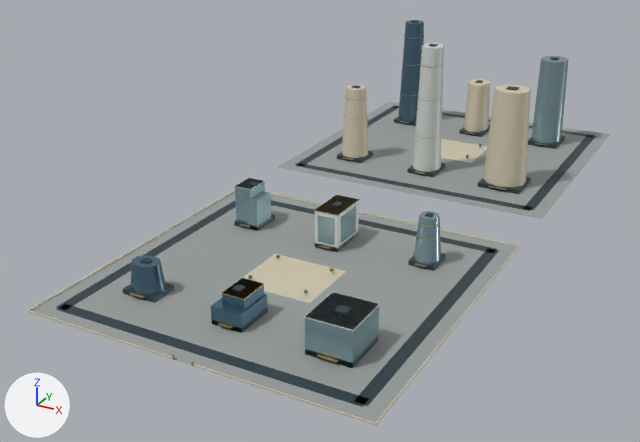
One commit to the glTF model web/public/assets/3d/ampliworld/GC-CITY-2030/GC-TILE-11-07.glb: the scene before it, then after it.
Rendered twice from a 50 mm camera at (1175.0, 7146.0, 387.0) aimed at (743.0, 7931.0, -6.0). Arrows for +X, +Y and +Z are at lower left; the lights stay in place. The first picture is the older version. Where no turn or scale is listed for an object, it has been applied to the vertices. Vertices at exactly the same position are counted once.

The first picture shows 'GC-TILE-11-07-blue', 'GC-TILE-11-07-dark', 'GC-TILE-11-07-glass', 'GC-TILE-11-07-gold', 'GC-TILE-11-07-ivory', 'GC-TILE-11-07-paving', 'GC-TILE-11-07-white' and 1 more.
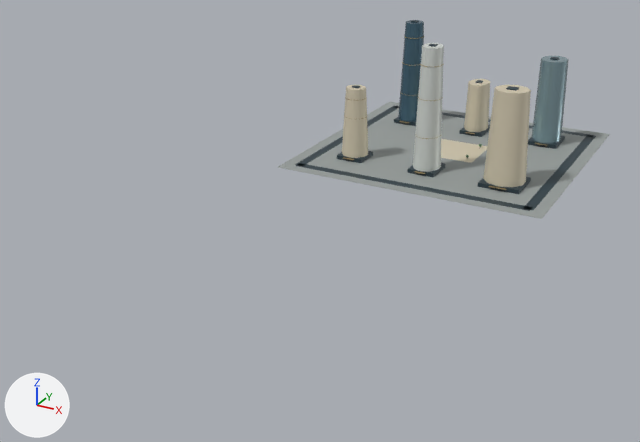
What differs and where, as boxes [x1, y1, x2, y2] in the pictures (640 x 442 px):
'GC-TILE-11-07-paving', reshaped (43% narrower, 63% shorter)
    before: [31, 102, 610, 422]
    after: [278, 102, 610, 219]
'GC-TILE-11-07-ivory', reshaped (62% narrower, 69% shorter)
    before: [27, 79, 531, 425]
    after: [342, 79, 531, 187]
'GC-TILE-11-07-dark', reshaped (44% narrower, 51% shorter)
    before: [56, 20, 596, 407]
    after: [295, 20, 596, 211]
'GC-TILE-11-07-glass', reshaped (88% narrower, 71% shorter)
    before: [235, 56, 569, 367]
    after: [531, 56, 569, 144]
'GC-TILE-11-07-blue', reshaped (91% narrower, 68% shorter)
    before: [131, 20, 424, 333]
    after: [398, 20, 424, 121]
'GC-TILE-11-07-white', reshaped (85% narrower, 55% shorter)
    before: [235, 43, 444, 331]
    after: [413, 43, 444, 172]
'GC-TILE-11-07-gold', reshaped (51% narrower, 53% shorter)
    before: [129, 36, 547, 366]
    after: [343, 36, 547, 190]
part 1 of me_mesh_0, deleted
    before: [31, 192, 517, 422]
part 2 of me_mesh_1, deleted
    before: [56, 182, 499, 407]
part 3 of me_mesh_2, deleted
    before: [27, 190, 520, 425]
part 4 of me_mesh_5, deleted (blue)
    before: [131, 255, 166, 295]
part 5 of me_mesh_5, deleted (blue)
    before: [211, 293, 268, 333]
part 6 of me_mesh_5, deleted (blue)
    before: [222, 280, 264, 310]
part 7 of me_mesh_6, deleted
    before: [129, 195, 440, 366]
part 8 of me_mesh_7, deleted
    before: [235, 178, 441, 367]
part 9 of me_mesh_8, deleted
    before: [304, 292, 380, 331]
part 10 of me_mesh_8, deleted
    before: [235, 178, 264, 190]
part 11 of me_mesh_8, deleted
    before: [315, 195, 359, 252]

The change in detail:
me_mesh_0 is used by ob_gc_tile_11_07_paving; location (0.0, 0.0, 0.0).
me_mesh_0 had 16 vertices, 24 faces and spanned x 621.0..959.0, y 7621.0..8379.0, z 0.0.
me_mesh_0 now has 8 vertices, 12 faces and spans x 621.0..959.0, y 8041.0..8379.0, z 0.0.
me_mesh_0 part 1: the loose piece of 8 vertices spanning x 621.0..959.0, y 7621.0..7959.0, z 0.0 is deleted.
me_mesh_1 is used by ob_gc_tile_11_07_dark; location (0.0, 0.0, 0.0).
me_mesh_1 had 256 vertices, 384 faces and spanned x 636.0..944.0, y 7636.0..8364.0, z 0.0..157.0.
me_mesh_1 now has 128 vertices, 192 faces and spans x 636.0..944.0, y 8056.0..8364.0, z 0.0..157.0.
me_mesh_1 part 2: 16 loose pieces with 128 vertices, spanning x 636.0..944.0, y 7636.0..7944.0, z 0.0..51.0, are deleted.
me_mesh_2 is used by ob_gc_tile_11_07_ivory; location (0.0, 0.0, 0.0).
me_mesh_2 had 122 vertices, 204 faces and spanned x 620.0..960.0, y 7620.0..8324.0, z 0.0..117.0.
me_mesh_2 now has 74 vertices, 132 faces and spans x 673.0..914.0, y 8099.0..8324.0, z 0.0..117.0.
me_mesh_2 part 3: 6 loose pieces with 48 vertices, spanning x 620.0..960.0, y 7620.0..7960.0, z 0.0..2.0, are deleted.
me_mesh_5 is used by ob_gc_tile_11_07_blue; location (0.0, 0.0, 0.0).
me_mesh_5 had 60 vertices, 104 faces and spanned x 673.0..805.0, y 7681.0..8322.0, z 0.0..144.0.
me_mesh_5 now has 22 vertices, 40 faces and spans x 673.0..707.0, y 8282.0..8322.0, z 5.0..144.0.
me_mesh_5 part 4: the loose piece of 22 vertices spanning x 673.0..707.0, y 7687.0..7717.0, z 5.0..31.0 is deleted.
me_mesh_5 part 5: the loose piece of 8 vertices spanning x 775.0..805.0, y 7681.0..7723.0, z 0.0..18.0 is deleted.
me_mesh_5 part 6: the loose piece of 8 vertices spanning x 782.0..804.0, y 7689.0..7720.0, z 18.0..29.0 is deleted.
me_mesh_6 is used by ob_gc_tile_11_07_gold; location (0.0, 0.0, 0.0).
me_mesh_6 had 656 vertices, 1152 faces and spanned x 674.0..912.0, y 7620.0..8323.0, z 0.0..135.0.
me_mesh_6 now has 444 vertices, 792 faces and spans x 674.0..912.0, y 8095.0..8323.0, z 4.0..135.0.
me_mesh_6 part 7: 16 loose pieces with 212 vertices, spanning x 674.0..902.0, y 7620.0..7906.0, z 0.0..43.0, are deleted.
me_mesh_7 is used by ob_gc_tile_11_07_glass; location (0.0, 0.0, 0.0).
me_mesh_7 had 132 vertices, 212 faces and spanned x 675.0..912.0, y 7678.0..8325.0, z 0.0..114.0.
me_mesh_7 now has 22 vertices, 40 faces and spans x 871.0..909.0, y 8279.0..8325.0, z 5.0..114.0.
me_mesh_7 part 8: 12 loose pieces with 110 vertices, spanning x 675.0..912.0, y 7678.0..7905.0, z 0.0..50.0, are deleted.
me_mesh_8 is used by ob_gc_tile_11_07_white; location (0.0, 0.0, 0.0).
me_mesh_8 had 46 vertices, 76 faces and spanned x 675.0..912.0, y 7678.0..8142.0, z 0.0..156.0.
me_mesh_8 now has 22 vertices, 40 faces and spans x 774.0..806.0, y 8102.0..8142.0, z 5.0..156.0.
me_mesh_8 part 9: the loose piece of 8 vertices spanning x 868.0..912.0, y 7678.0..7726.0, z 34.0..35.0 is deleted.
me_mesh_8 part 10: the loose piece of 8 vertices spanning x 675.0..695.0, y 7868.0..7896.0, z 44.0 is deleted.
me_mesh_8 part 11: the loose piece of 8 vertices spanning x 777.0..803.0, y 7859.0..7905.0, z 0.0..41.0 is deleted.
